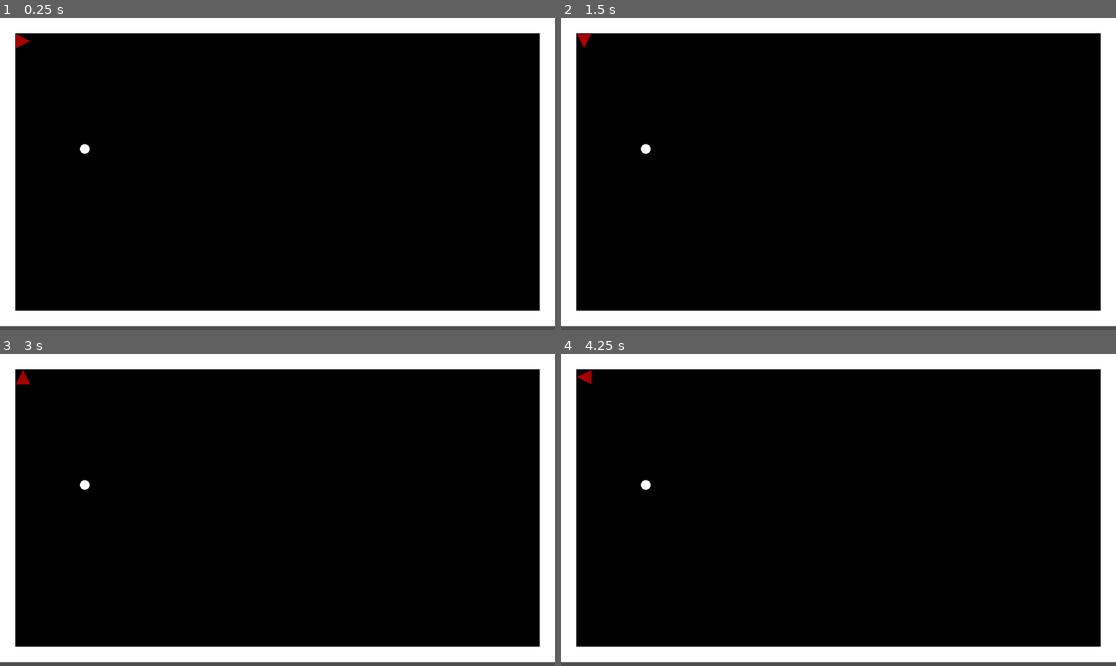
Above: before the commit, frames 1-4 (two rows, left to right).
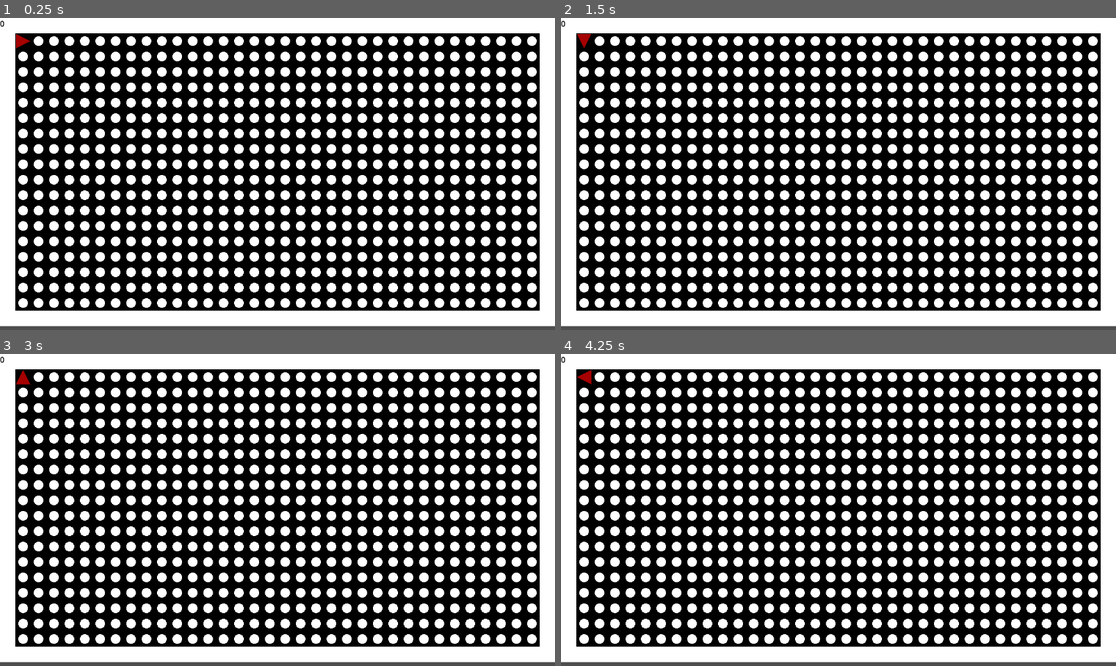
Above: after the commit, the same moments.

Repository: potex02/shape-collector
Game: Godot game, scene res://scenes/game.tscn
Same seed, same stepped clock (60 frames per second), same inputs: the game is played once before the commit and once after it.
Inputs:
- Up to frame 1 (0.25 s): no input
- Up to frame 2 (1.5 s): tap Enter at 0.5 s; hold Right (ui_right) 0.53-1.28 s; tap Space at 1.25 s; hold Down (ui_down) from 1.28 s (still down)
- Up to frame 3 (3 s): tap Enter at 2 s; release Down (ui_down) at 2.03 s; hold Right (ui_right) 2.03-2.78 s; tap Space at 2.75 s; hold Up (ui_up) from 2.78 s (still down)
- Up to frame 4 (4.25 s): tap Enter at 3.5 s; release Up (ui_up) at 3.53 s; hold Left (ui_left) from 3.53 s (still down)

The runs differ from the first frame. In frame 1, 28% of the frame differs, in the area x 0-97%, y 0-93%; in frame 2, 28%; in frame 3, 28%; in frame 4, 28%.

Commit message:
Added score gui

Diff:
--- a/scenes/game.tscn
+++ b/scenes/game.tscn
@@ -25,3 +25,11 @@
 
 [node name="Player" parent="." instance=ExtResource("3_f80d0")]
 z_index = 1
+
+[node name="CanvasLayer" type="CanvasLayer" parent="."]
+
+[node name="Score" type="Label" parent="CanvasLayer"]
+offset_right = 40.0
+offset_bottom = 23.0
+theme_override_colors/font_color = Color(0, 0, 0, 1)
+text = "0"
--- a/scripts/game.gd
+++ b/scripts/game.gd
@@ -3,24 +3,42 @@
 ## The main scene of the game.l
 
 
+
+## The circle node.
+const CIRCLE: PackedScene = preload("res://nodes/circle.tscn")
 ## The player node.
 @onready var player: Player = $Player
 ## The tilemap node.
 @onready var tilemap: TileMap = $TileMap
+## The score label.
+@onready var score: Label = $CanvasLayer/Score
 
 
 ## Creates the level.
 func _ready() -> void:
-
-	var circle: Circle = preload("res://nodes/circle.tscn").instantiate()
+	self.player.score_changed.connect(self._on_score_changed)
 
 	var data: Dictionary = GameUtils.open_level("level")
+	var player_position: Vector2i = GameUtils.array_to_vector2(data.player)
+
 	for i in data.map.size():
 
 		var row: Array = data.map[i]
 
 		for j in row.size():
-			self.tilemap.set_cell(0, Vector2i(j, i), 0, Vector2i(row[j], 0))
-	self.player.position = GameUtils.array_to_vector2(data.player) * 32 + Vector2.ONE * 16
-	circle.position = Vector2(32 * 5, 32 * 8) + Vector2(16, 16)
-	self.add_child(circle)
+
+			var coords: Vector2i = Vector2i(j, i)
+
+			if row[j] == 1 and coords != player_position:
+
+				var circle: Circle = Game.CIRCLE.instantiate()
+
+				circle.position = GameUtils.coords_to_pos(coords)
+				self.add_child(circle)
+			self.tilemap.set_cell(0, coords, 0, Vector2i(row[j], 0))
+	self.player.position = GameUtils.coords_to_pos(player_position)
+
+
+## Update the score label.
+func _on_score_changed() -> void:
+	self.score.text = str(self.player.score)
--- a/scripts/game_utils.gd
+++ b/scripts/game_utils.gd
@@ -26,3 +26,8 @@
 	if array.size() != 2:
 		return Vector2.ZERO
 	return Vector2(array[0], array[1])
+
+
+## Converts the coordinate to the position.
+static func coords_to_pos(coords: Vector2i) -> Vector2i:
+	return coords * 32 + Vector2i.ONE * 16
--- a/scripts/player.gd
+++ b/scripts/player.gd
@@ -18,6 +18,10 @@
 var direction: Vector2
 ## The turns of the player.
 var turn: Vector2i
+## The signal emitted when the score changes.
+signal score_changed
+
+
 
 ## Moves the player.
 func _physics_process(delta: float) -> void:
@@ -40,4 +44,4 @@
 ## Collects a circle.
 func collect() -> void:
 	self.score += 1
-	print(self.score)
+	self.score_changed.emit()
